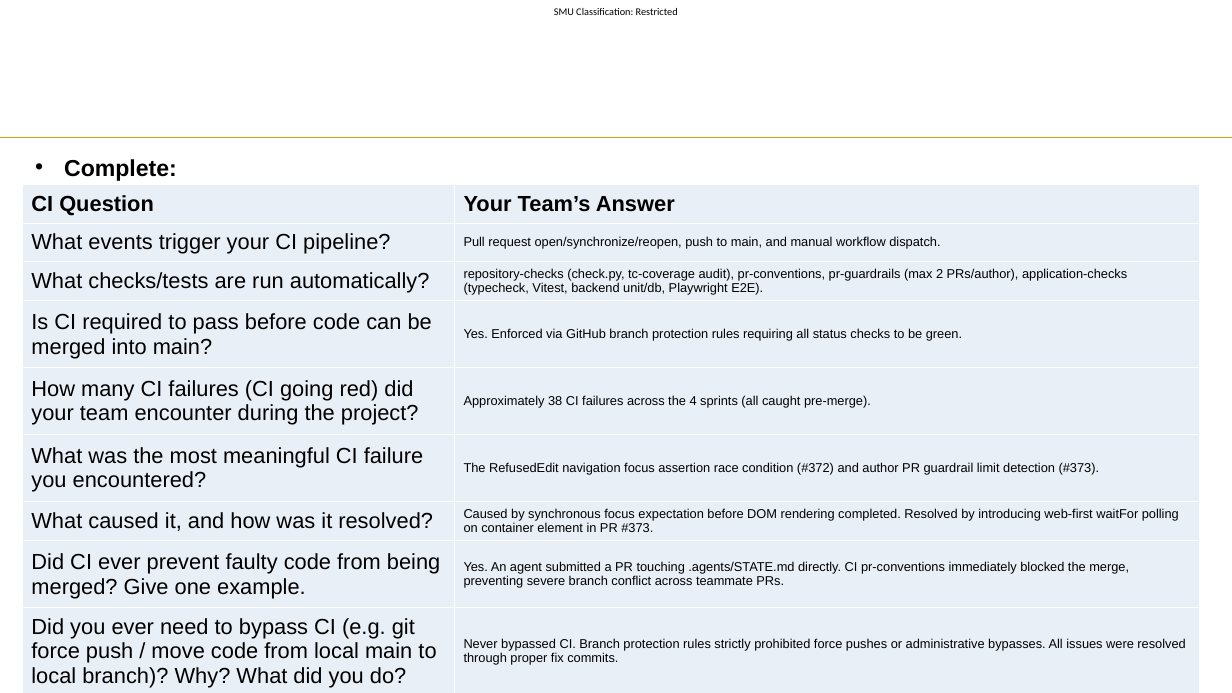
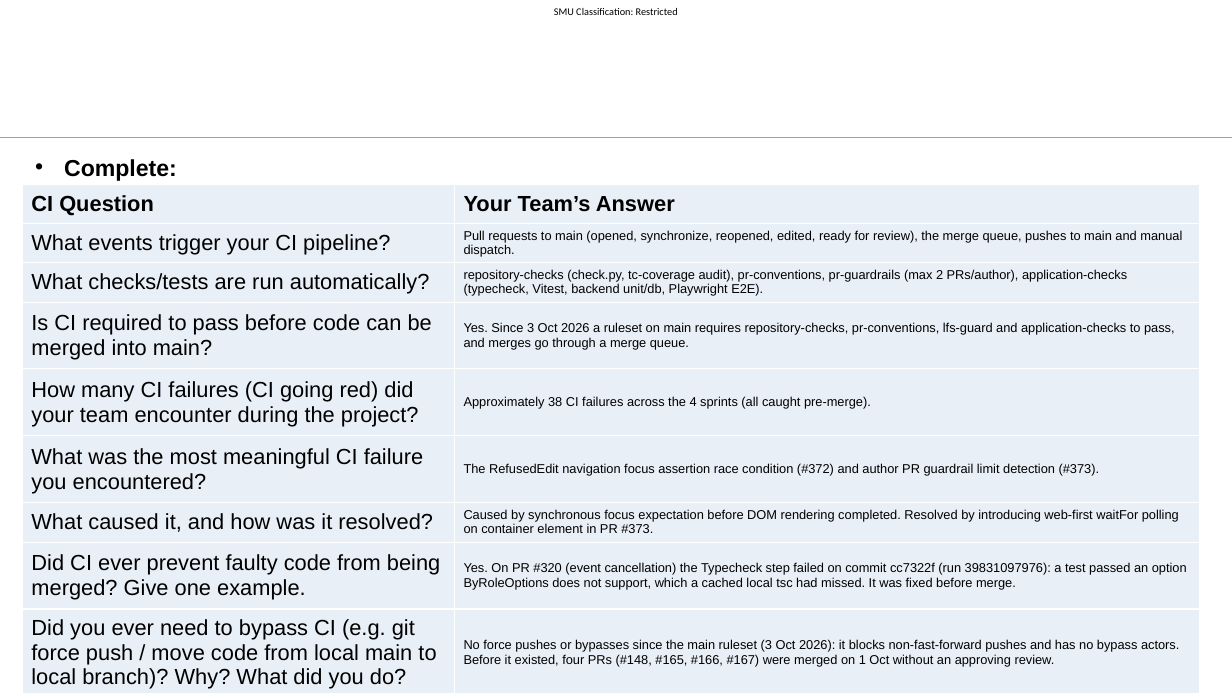
Before and after one commit to hongyime/sgConnectSphere2026, a slide deck: slide 12 of docs/slides/presentation/Week 11 Presentation.pptx. Drawn at 1232x693 pixels with LibreOffice and Linux fonts; fonts in the diff are those of the drawing; background and template pictures are left out. Boxes give left, top, right and bottom in pixels: in the first picture for what was removed or moved away, otherwise in the second. Text is boxed around its words. In the diff, an @@ line names an element or a change of style, - is before the commit and + after.

```diff
--- a/docs/slides/presentation/Week 11 Presentation.pptx
+++ b/docs/slides/presentation/Week 11 Presentation.pptx
@@ table at bbox=[23, 185, 1201, 693] @@
-row 2, column 2: Pull request open/synchronize/reopen, push to main, and manual workflow dispatch.
+row 2, column 2: Pull requests to main (opened, synchronize, reopened, edited, ready for review), the merge queue, pushes to main and manual dispatch.
-row 4, column 2: Yes. Enforced via GitHub branch protection rules requiring all status checks to be green.
+row 4, column 2: Yes. Since 3 Oct 2026 a ruleset on main requires repository-checks, pr-conventions, lfs-guard and application-checks to pass, and merges go through a merge queue.
-row 8, column 2: Yes. An agent submitted a PR touching .agents/STATE.md directly. CI pr-conventions immediately blocked the merge, preventing severe branch conflict across teammate PRs.
+row 8, column 2: Yes. On PR #320 (event cancellation) the Typecheck step failed on commit cc7322f (run 39831097976): a test passed an option ByRoleOptions does not support, which a cached local tsc had missed. It was fixed before merge.
-row 9, column 2: Never bypassed CI. Branch protection rules strictly prohibited force pushes or administrative bypasses. All issues were resolved through proper fix commits.
+row 9, column 2: No force pushes or bypasses since the main ruleset (3 Oct 2026): it blocks non-fast-forward pushes and has no bypass actors. Before it existed, four PRs (#148, #165, #166, #167) were merged on 1 Oct without an approving review.
```
Also in this commit, not shown: 11 other slides changed, 1 other file.
